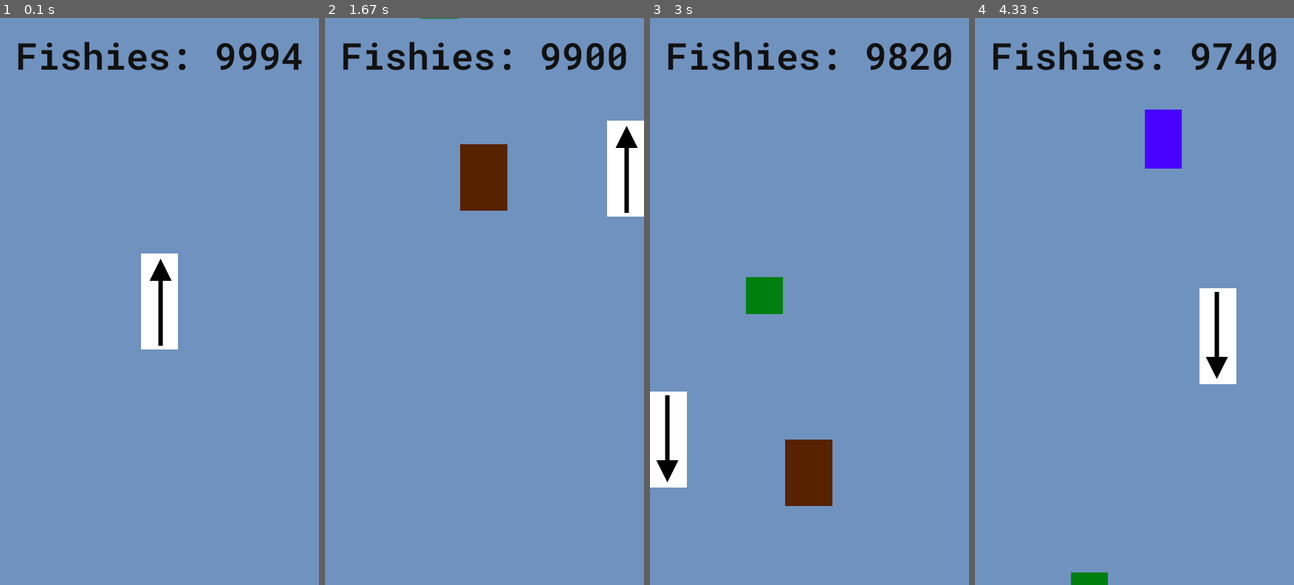
Above: before the commit, frames 1-4 (left to right).
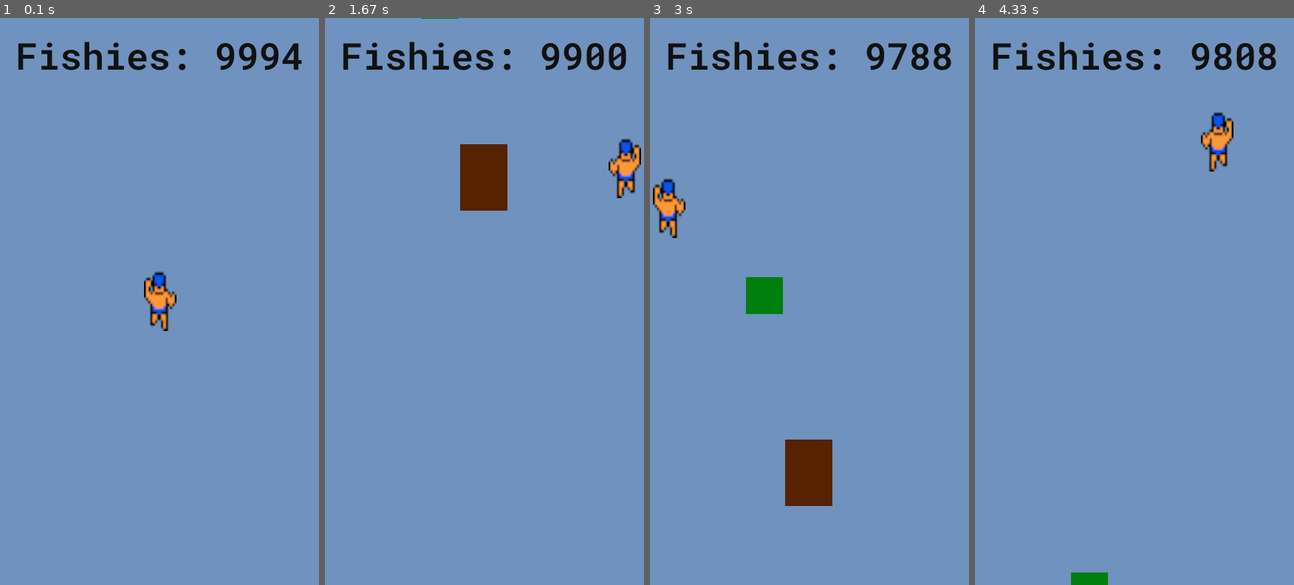
Above: after the commit, the same moments.

Repository: loorand/pygame-projekt
Game: pygame game, started from game.py
Two runs of this game, one before a commit and one after it. Both use one fixed random seed, a clock stepped at 60 frames per second and the inputs below.
Inputs:
- Up to frame 1 (0.1 s): no input
- Up to frame 2 (1.67 s): hold Right 0.33-0.8 s; hold Up 0.83-1.13 s; hold Right 1.17-1.63 s
- Up to frame 3 (3 s): hold Left 1.67-2.2 s; hold Down 2.23-2.53 s; hold Left 2.57-2.97 s
- Up to frame 4 (4.33 s): hold Up 3-3.37 s; hold Right 3.4-4.03 s; hold Down from 4.07 s (still down)

The runs differ from the first frame. In frame 1, 2.0% of the frame differs, in the area x 44-56%, y 41-59%; in frame 2, 2.0%; in frame 3, 3.0%; in frame 4, 4.2%, in the area x 53-95%, y 4-65%.

Commit message:
Player animation added, broke rotation

Diff:
--- a/game.py
+++ b/game.py
@@ -19,6 +19,13 @@
     score_surface = font.render(f"Fishies: {score}", True, "#111111").convert_alpha()
     score_rect = score_surface.get_rect(center = (216,50))
     screen.blit(score_surface, score_rect)
+
+def player_animation():
+    global player_surface, player_index
+    player_index += 0.06
+    if player_index >= len(player_anim):
+        player_index = 0
+    player_surface = player_anim[int(player_index)]
 
 # pygame initialisation and display config (size, used fonts)
 pygame.init()
@@ -47,11 +54,18 @@
 energy_rect = duck_surface.get_rect(center = (random.randint(25,417), random.randint(-1500,-500)))
 
 # player surface / spawn location
-player_surface = pygame.image.load("graphics/player.png").convert_alpha()
+player_surface_1 = pygame.image.load("graphics/player_1.png").convert_alpha()
+player_surface_2 = pygame.image.load("graphics/player_2.png").convert_alpha()
+player_anim = [player_surface_1,player_surface_2]
+player_index = 0
+player_surface = player_anim[player_index]
 player_rect = player_surface.get_rect(center = (216,384))
 
 # rotations
+player_surface_up = player_surface
 player_surface_down = pygame.transform.rotate(player_surface, 180)
+player_surface_left = pygame.transform.rotate(player_surface, 10)
+player_surface_right = pygame.transform.rotate(player_surface, 350)
 
 game = True
 # main loop
@@ -80,17 +94,22 @@
             player_speed = speed
         if keys[pygame.K_UP]:
             player_rect.y -= player_speed
+            player_surface = player_surface_up
         if keys[pygame.K_DOWN]:
             player_rect.y += player_speed * 0.5
             player_surface = player_surface_down
         if keys[pygame.K_LEFT]:
             player_rect.x -= player_speed * 0.8
+            player_surface = player_surface_left
         if keys[pygame.K_RIGHT]:
             player_rect.x += player_speed * 0.8
+            player_surface = player_surface_right
 
         # background & text/score function
         screen.blit(bg_surface,(0,0))
         scores()
+
+        player_animation()
 
         # barrel positioning
         barrel_rect.y += speed
Binary file removed: graphics/player.png
Binary file added: graphics/player_1.png
Binary file added: graphics/player_2.png
